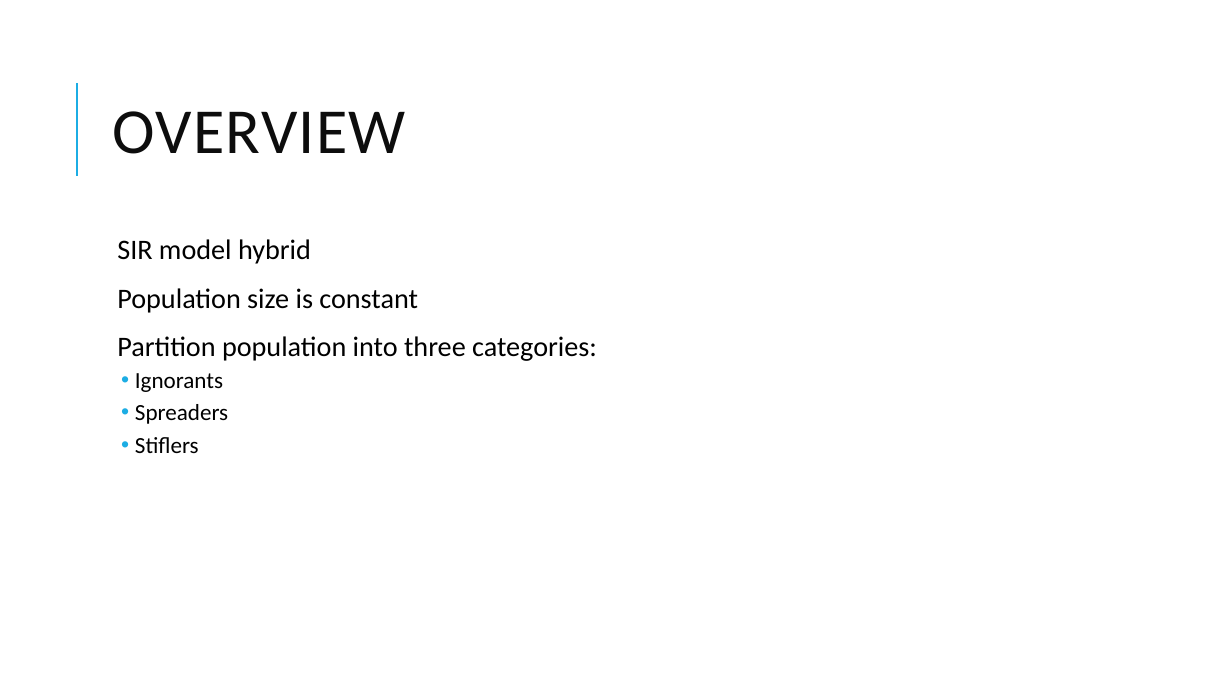
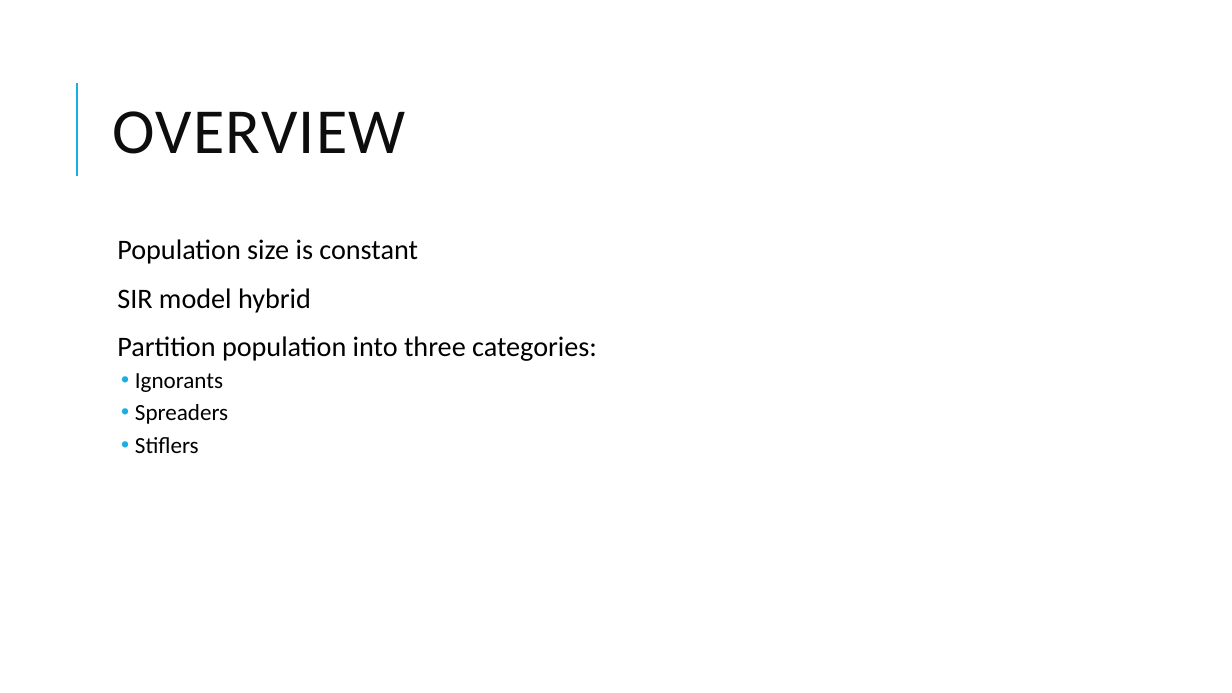
Before and after one commit to chinnychin19/FacebookProject, a slide deck: slide 3 of Presentation.pptx. Drawn at 1232x693 pixels with LibreOffice and Linux fonts; fonts in the diff are those of the drawing. Boxes give left, top, right and bottom in pixels: in the first picture for what was removed or moved away, otherwise in the second. Text is boxed around its words. In the diff, an @@ line names an element or a change of style, - is before the commit and + after.

```diff
--- a/Presentation.pptx
+++ b/Presentation.pptx
@@ text at (117,239,418,264): paragraph added @@
+  Population size is constant
@@ text at (117,288,418,313): paragraph removed @@
-  Population size is constant
```
Also in this commit, not shown: 4 other slides changed, 2 other files.
